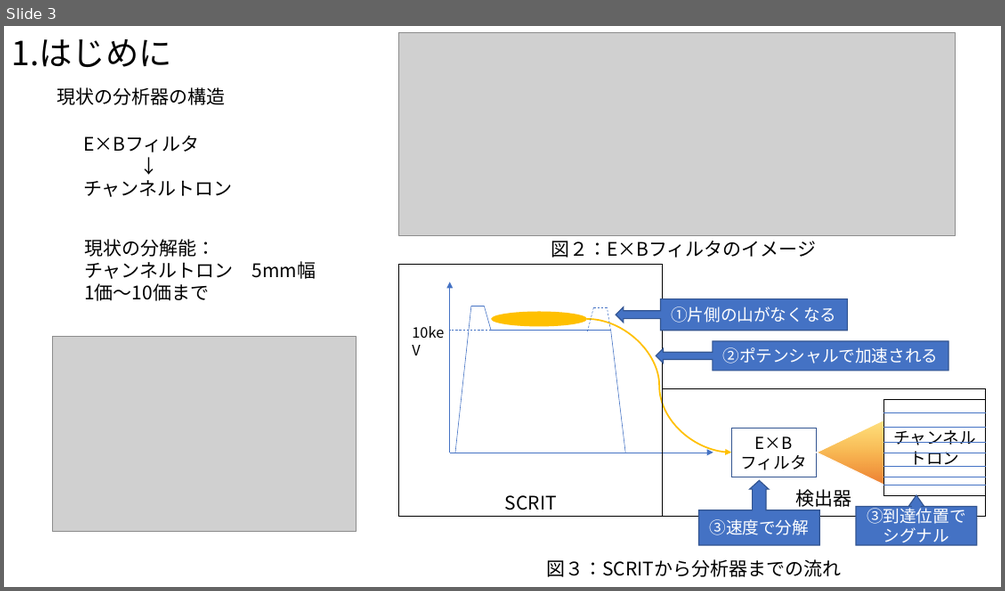
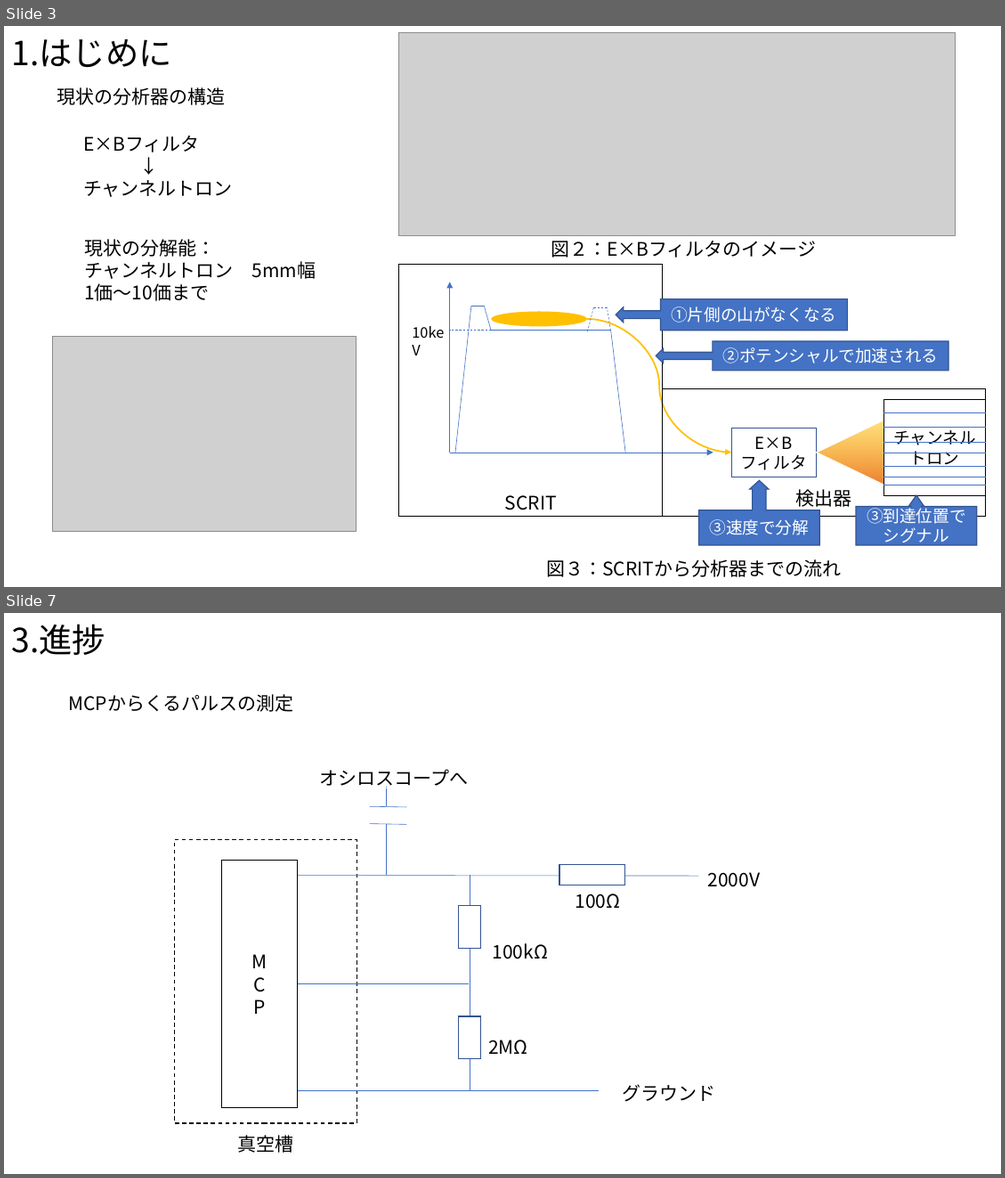
Before and after one commit to Takeuchi-yuya/Ksimulation, a slide deck: docs/最終発表.pptx. Shown one above the other, each under a label of ours: slide 3 before the commit, slides 3 and 7 after it; the slides between them are not shown. The pictures are 1005x591 and 1005x1178 pixels, drawn with LibreOffice and Linux fonts; fonts in the diff are those of the drawing; grey boxes stand for pictures. Boxes give left, top, right and bottom in pixels: in the first picture for what was removed or moved away, otherwise in the second. Text is boxed around its words. In the diff, an @@ line names an element or a change of style, - is before the commit and + after.

```diff
--- a/docs/最終発表.pptx
+++ b/docs/最終発表.pptx
@@ slide 7 added at (4,613,1001,1174), background #FFFFFF @@
@@ title added at (11,624,105,655), 32 pt, text #000000 @@
+3.進捗
@@ text added at (68,694,293,712), 18 pt, text #000000 @@
+MCPからくるパルスの測定
@@ group added at (175,763,760,1152): 9 rectangles, 8 lines, 3 texts @@
+真空槽
+2000V
+グラウンド
+100Ω
+100kΩ
+2MΩ
+オシロスコープへ
+M
+C
+P
```
Also in this commit, not shown: 7 slides changed, 1 other slide added, 1 slide removed.
